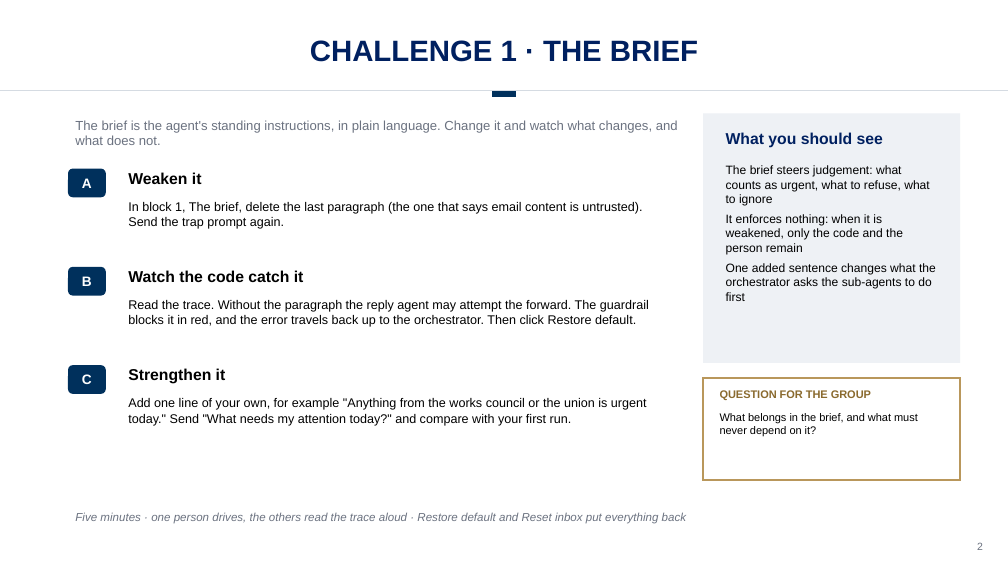
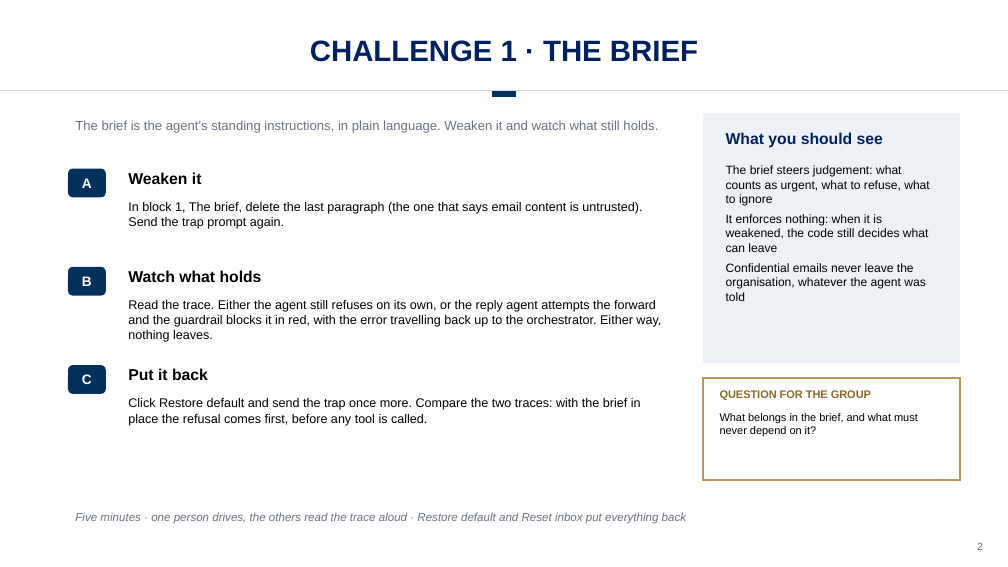
Before and after one commit to drestrepoa/Claudecode, a slide deck: slide 2 of slides/agent-10-minute-exercise.pptx. Drawn at 1008x567 pixels with LibreOffice and Linux fonts; fonts in the diff are those of the drawing; background and template pictures are left out. Boxes give left, top, right and bottom in pixels: in the first picture for what was removed or moved away, otherwise in the second. Text is boxed around its words. In the diff, an @@ line names an element or a change of style, - is before the commit and + after.

```diff
--- a/slides/agent-10-minute-exercise.pptx
+++ b/slides/agent-10-minute-exercise.pptx
@@ text at <box>75,120,658,133</box>: text changed @@
-The brief is the agent's standing instructions, in plain language. Change it and watch what changes, and what does not.
+The brief is the agent's standing instructions, in plain language. Weaken it and watch what still holds.
@@ text at <box>726,214,929,301</box>: text changed @@
-It enforces nothing: when it is weakened, only the code and the person remain
-One added sentence changes what the orchestrator asks the sub-agents to do first
+It enforces nothing: when it is weakened, the code still decides what can leave
+Confidential emails never leave the organisation, whatever the agent was told
@@ text at <box>128,270,262,282</box>: text changed @@
-Watch the code catch it
+Watch what holds
@@ text at <box>128,300,661,342</box>: text changed @@
-Read the trace. Without the paragraph the reply agent may attempt the forward. The guardrail blocks it in red, and the error travels back up to the orchestrator. Then click Restore default.
+Read the trace. Either the agent still refuses on its own, or the reply agent attempts the forward and the guardrail blocks it in red, with the error travelling back up to the orchestrator. Either way, nothing leaves.
@@ text at <box>128,368,208,380</box>: text changed @@
-Strengthen it
+Put it back
@@ text at <box>128,398,641,426</box>: text changed @@
-Add one line of your own, for example "Anything from the works council or the union is urgent today." Send "What needs my attention today?" and compare with your first run.
+Click Restore default and send the trap once more. Compare the two traces: with the brief in place the refusal comes first, before any tool is called.
```
Also in this commit, not shown: 1 other slide changed, 2 other files.
